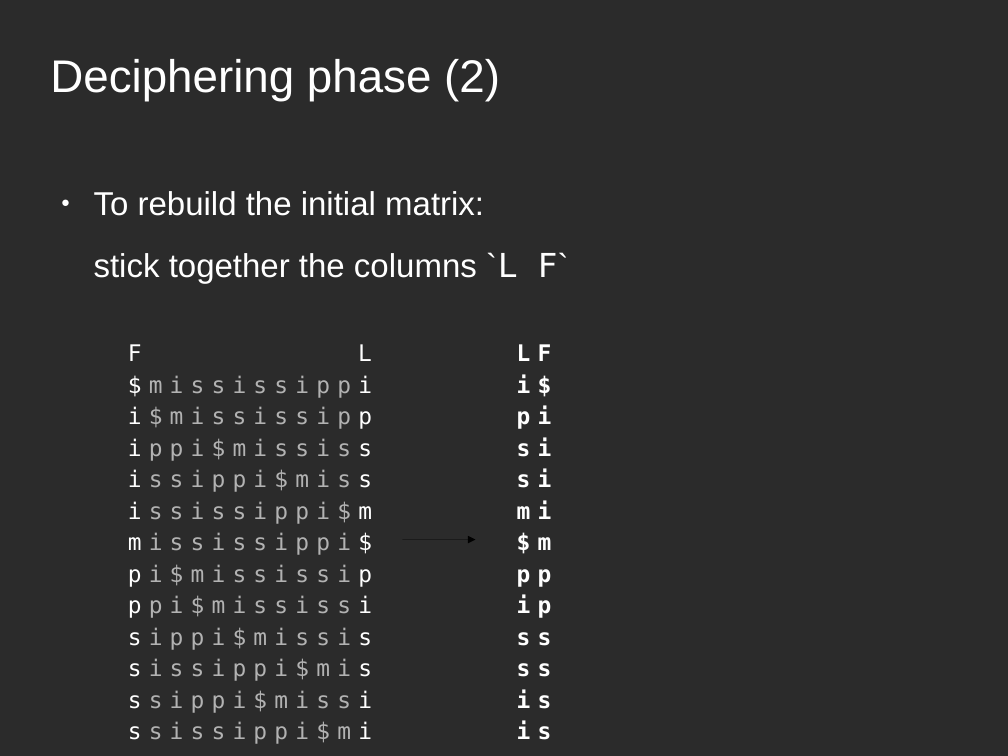
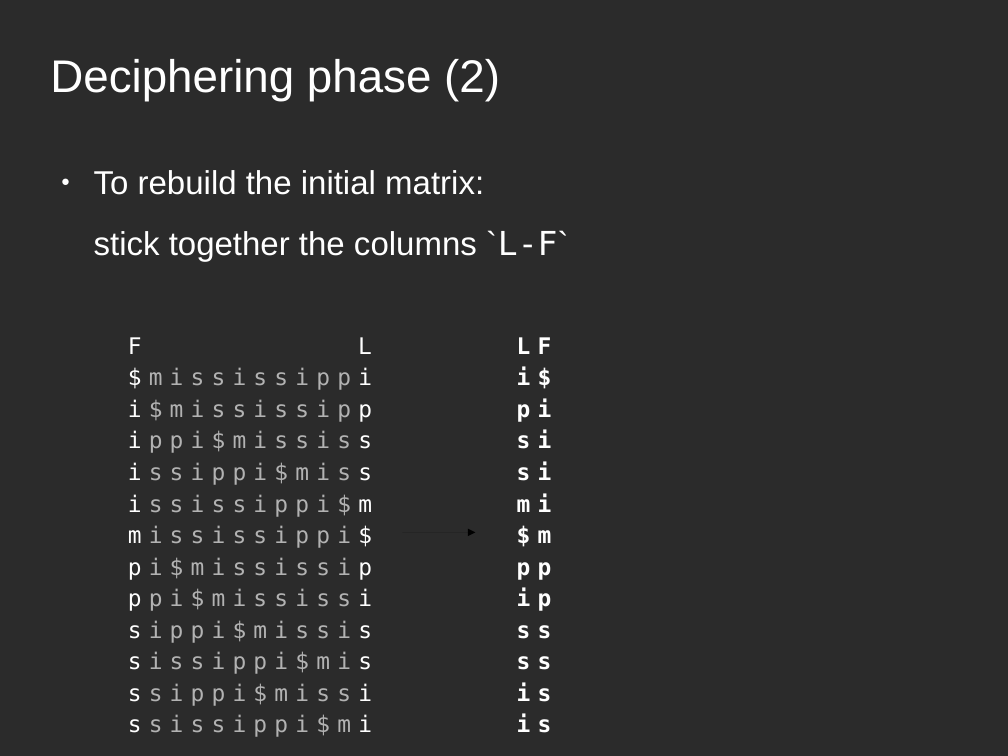
Before and after one commit to bebosudo/advanced-programming-II, a slide deck: slide 8 of paper_presentation/bwt.odp. Drawn at 1008x756 pixels with LibreOffice and Linux fonts; fonts in the diff are those of the drawing; background and template pictures are left out; a plain dark background stands for a picture behind light text. Boxes give left, top, right and bottom in pixels: in the first picture for what was removed or moved away, otherwise in the second. Text is boxed around its words. In the diff, an @@ line names an element or a change of style, - is before the commit and + after.

```diff
--- a/paper_presentation/bwt.odp
+++ b/paper_presentation/bwt.odp
@@ text "To rebuild the initial matrix:": place and size @@
-text "To rebuild the initial matrix:" at (94,191,569,284)
+text "To rebuild the initial matrix:" at (94,170,569,262)
@@ text at (94,230,569,262): text changed @@
-stick together the columns `L F`
+stick together the columns `L-F`
@@ text "F L": place and size @@
-text "F L" at (128,344,372,744)
+text "F L" at (128,337,372,737)
@@ text "LF": place and size @@
-text "LF" at (517,344,552,740)
+text "LF" at (517,337,552,733)
@@ arrow moved from (402, 540) - (476, 540) to (402, 532) - (476, 532) @@
```
Also in this commit, not shown: 17 other slides changed, 1 slide added, 1 other file.
